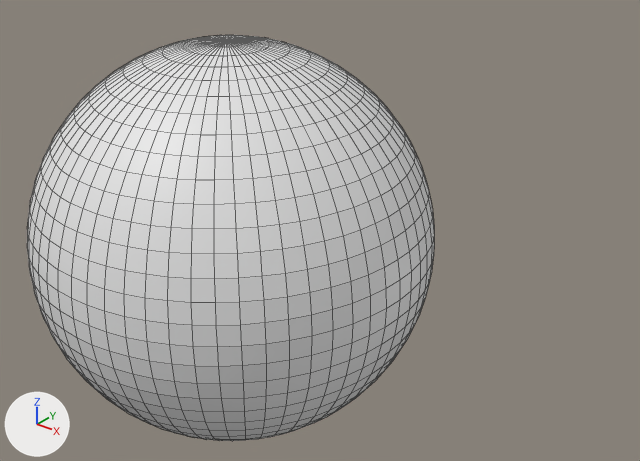
The Blender file Assets/HisaAssets/Model/ObjectForm.blend as it was, and as the next commit left it.
Both versions are drawn from a 50 mm lens placed at (2.85, -2.88, 1.99), pointed at (-0.16, 0.89, -0.35). The axes (+X, +Y, +Z) are drawn at lower left. The lights are the same throughout. Mesh edges are drawn as thin lines.

Names of what the first picture shows: '球.001'.
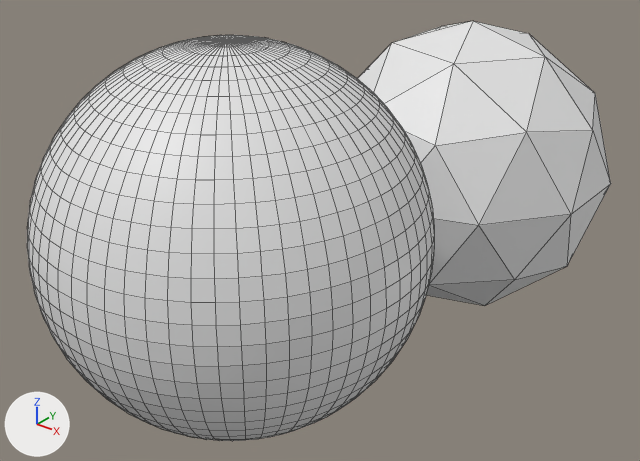
The newer file is also turned or shifted as a whole; pictures and numbers use the older file's frame.

Where the change shows, as pixel boxes [x1, y1, x2, y2] in the pictures (640 x 461 px):
'ICO球', added
    after: [357, 21, 611, 306]

The edits, one by one:
Mesh me_ico球 is new.
It is an icosphere of 80 faces spanning x -0.95..0.95, y -1.0..1.0, z -1.0..1.0.
Object 'ICO球' (ob_ico球) is new; it shows me_ico球.
Its location is (0.0, 2.288, -0.308).
